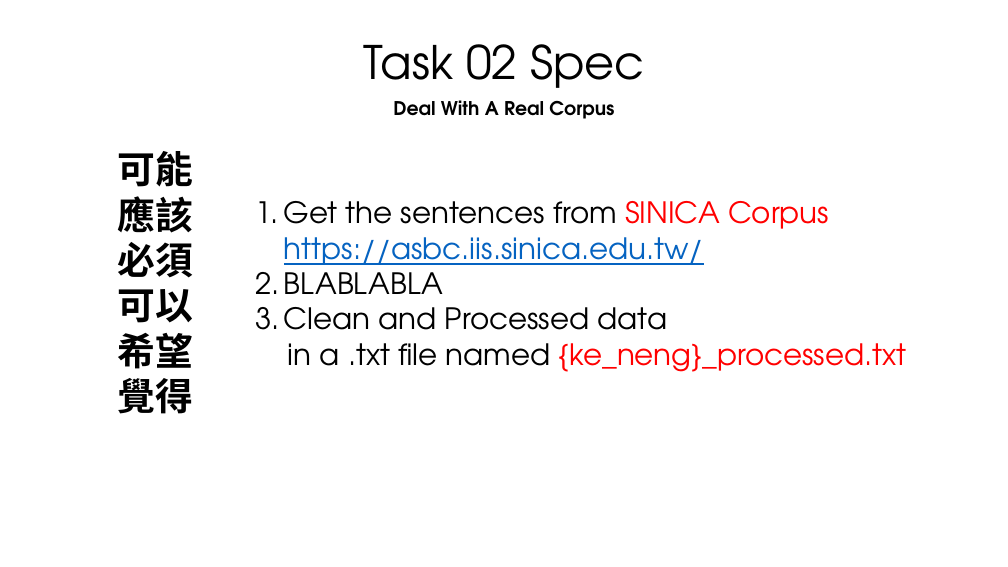
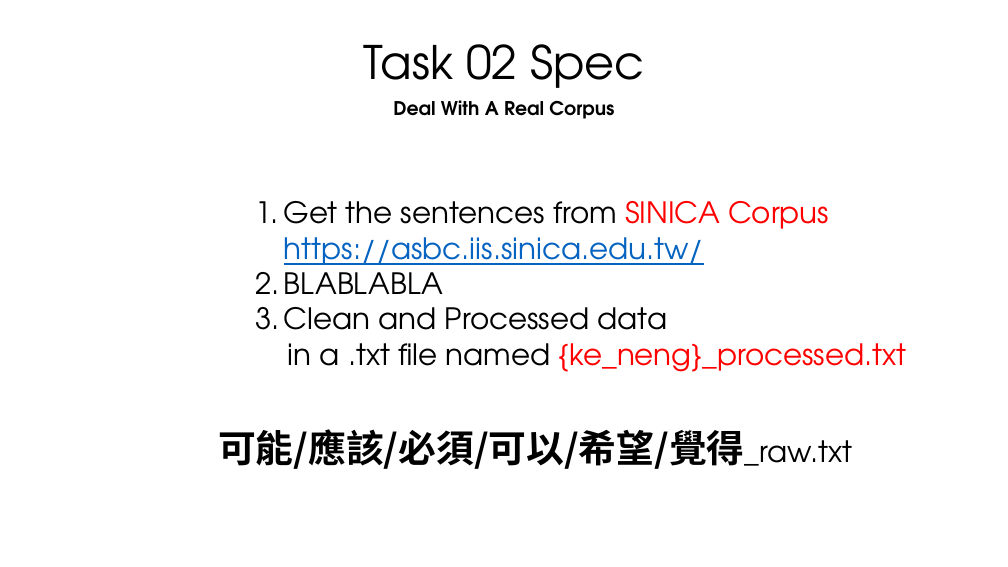
Before and after one commit to MENGHSUANCHUNG/24SS_NLP_workshop, a slide deck: slide 23 of WEEK05_Data_Preprocess/WEEK05.pptx. Drawn at 1008x567 pixels with LibreOffice and Linux fonts; fonts in the diff are those of the drawing. Boxes give left, top, right and bottom in pixels: in the first picture for what was removed or moved away, otherwise in the second. Text is boxed around its words. In the diff, an @@ line names an element or a change of style, - is before the commit and + after.

```diff
--- a/WEEK05_Data_Preprocess/WEEK05.pptx
+++ b/WEEK05_Data_Preprocess/WEEK05.pptx
@@ text at (218, 429, 852, 469): text changed @@
-可能
-應該
-必須
-可以
-希望
-覺得
+可能/應該/必須/可以/希望/覺得_raw.txt
```
Also in this commit, not shown: 35 other files.
